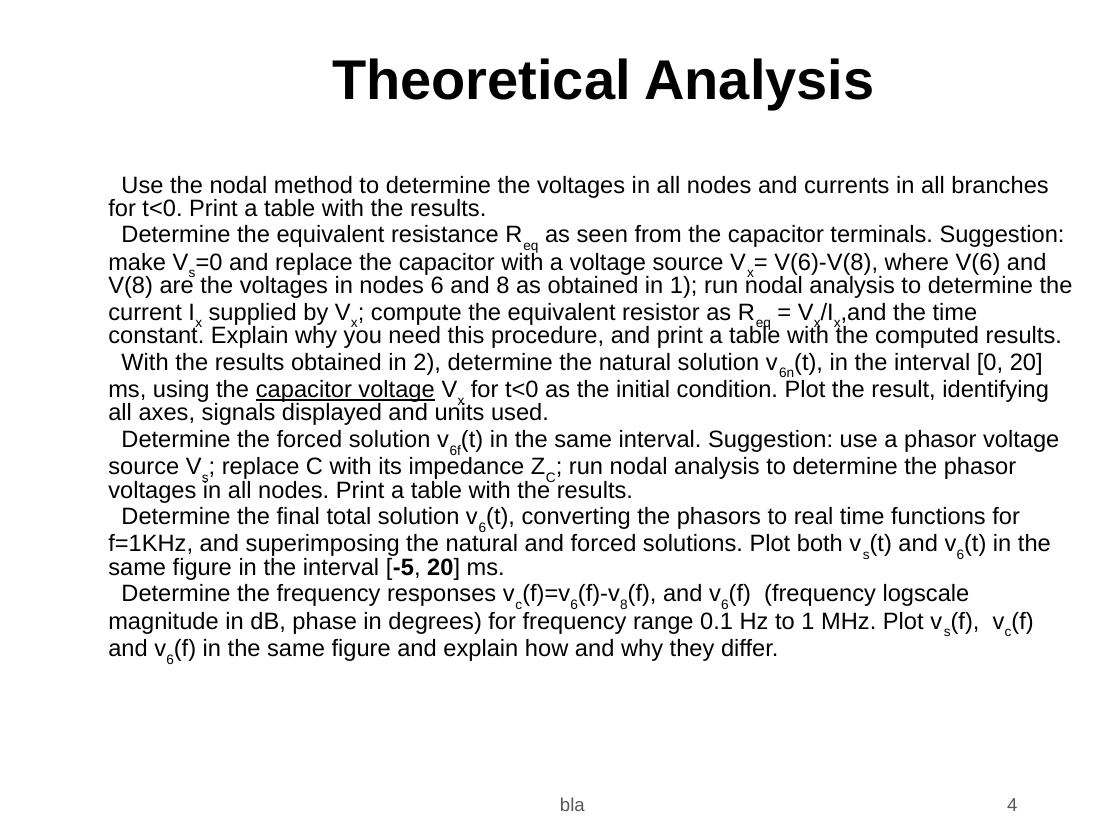
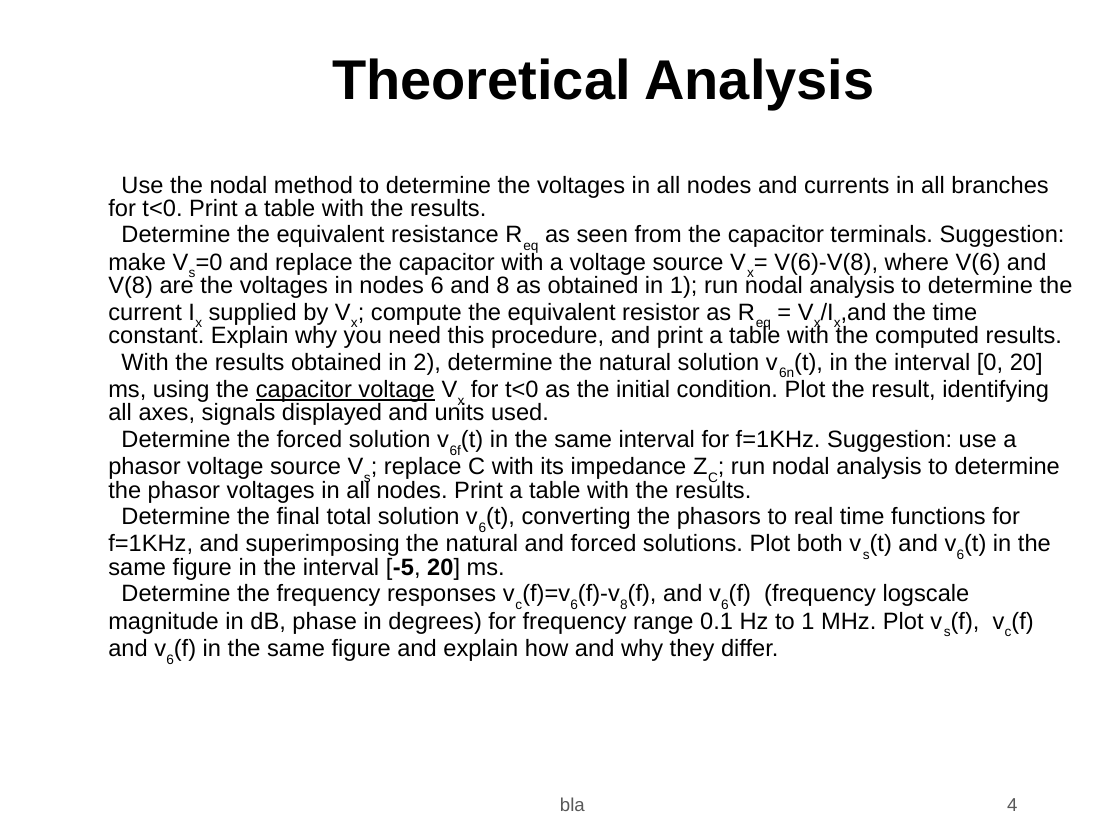
Before and after one commit to Manuel-Braga/ist-tcfe, a slide deck: slide 4 of t2/t2.odp. Drawn at 1120x840 pixels with LibreOffice and Linux fonts; fonts in the diff are those of the drawing; background and template pictures are left out. Boxes give left, top, right and bottom in pixels: in the first picture for what was removed or moved away, otherwise in the second. Text is boxed around its words. In the diff, an @@ line names an element or a change of style, - is before the commit and + after.

Commit message:
fix theory-4

```diff
--- a/t2/t2.odp
+++ b/t2/t2.odp
@@ text at <box>108,430,1060,503</box>: text changed @@
-4) Determine the forced solution v6f(t) in the same interval. Suggestion: use a phasor voltage source Vs; replace C with its impedance ZC; run nodal analysis to determine the phasor voltages in all nodes. Print a table with the results.
+4) Determine the forced solution v6f(t) in the same interval for f=1KHz. Suggestion: use a phasor voltage source Vs; replace C with its impedance ZC; run nodal analysis to determine the phasor voltages in all nodes. Print a table with the results.
```
